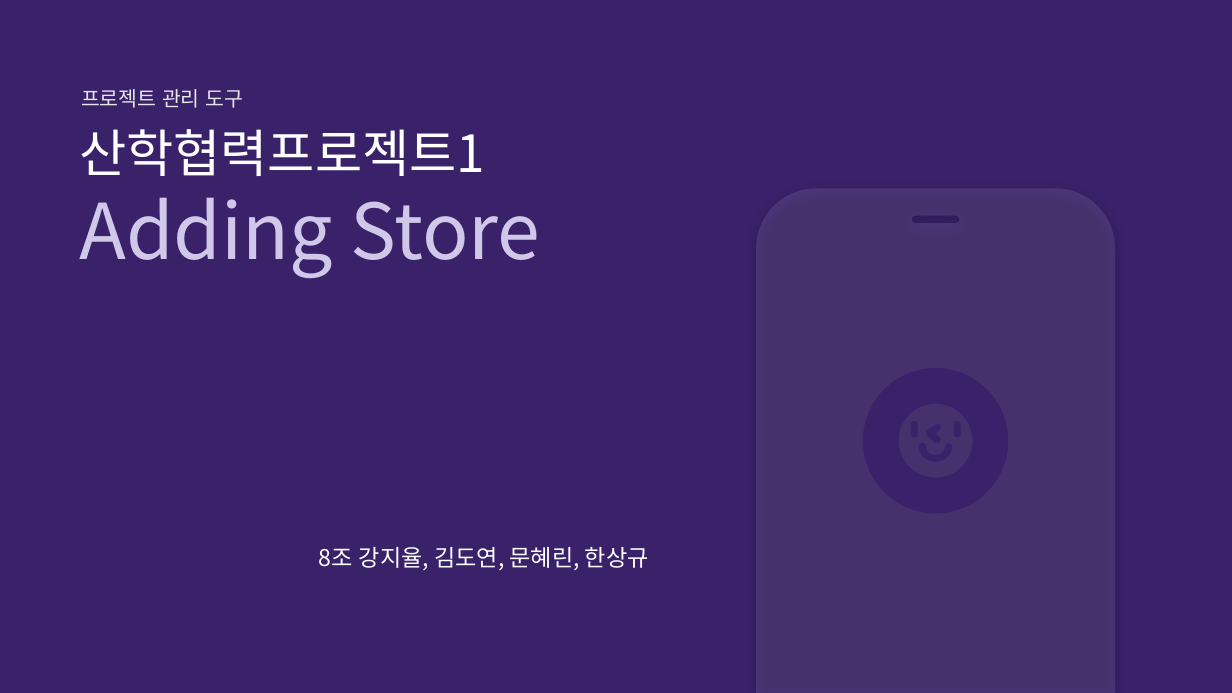
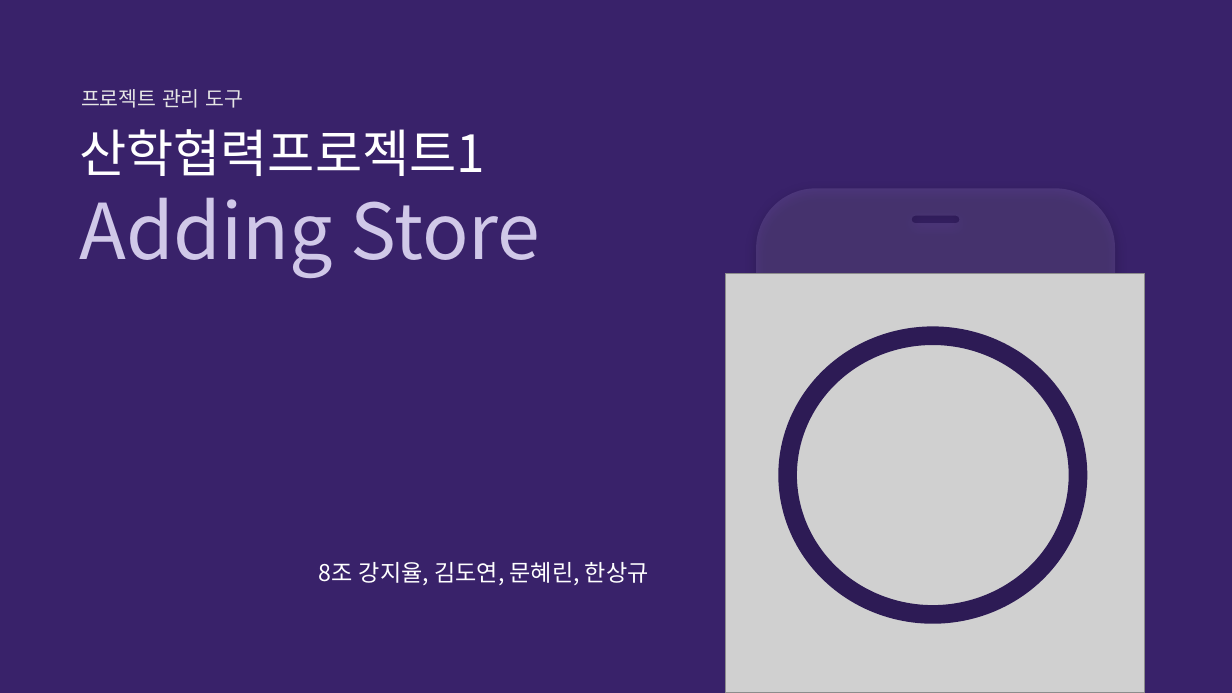
Before and after one commit to HanSangKkyu/addingStore, a slide deck: slide 1 of ppt/산학협력프로젝트.pptx. Drawn at 1232x693 pixels with LibreOffice and Linux fonts; fonts in the diff are those of the drawing; grey boxes stand for pictures. Boxes give left, top, right and bottom in pixels: in the first picture for what was removed or moved away, otherwise in the second. Text is boxed around its words. In the diff, an @@ line names an element or a change of style, - is before the commit and + after.

Commit message:
0422

```diff
--- a/ppt/산학협력프로젝트.pptx
+++ b/ppt/산학협력프로젝트.pptx
@@ picture added at [726,274,1145,693] @@
@@ ellipse added at [787,335,1078,615], outline #2D1B55 14.5 pt @@
@@ group removed at [863,368,1008,513]: 3 freeform shapes, 2 rounded rectangles @@
@@ text "8조 강지율, 김도연, 문혜린, 한상규": place and size @@
-text "8조 강지율, 김도연, 문혜린, 한상규" at [318,547,649,570]
+text "8조 강지율, 김도연, 문혜린, 한상규" at [318,562,649,585]
```
Also in this commit, not shown: 9 slides added, 4 slides removed.
